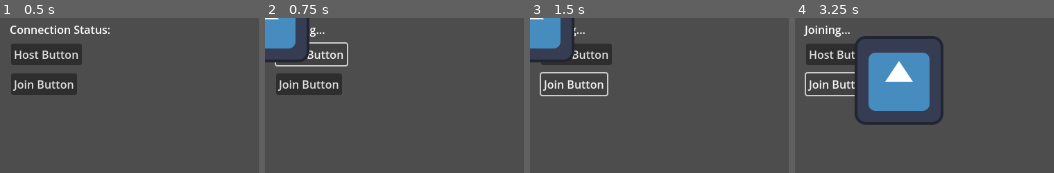
Above: before the commit, frames 1-4 (left to right).
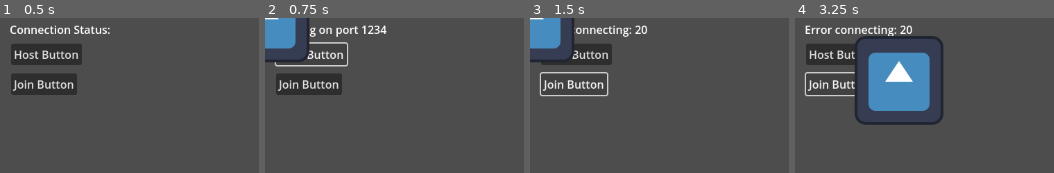
Above: after the commit, the same moments.

Repository: Danpav1/test_multiplayer_game
Game: Godot game, scene res://main.tscn
The game is run twice, just before and just after one commit, with the same random seed, the same clock (stepped at 60 frames per second) and the same inputs. The engine's default icon, where the game draws it, is replaced by a stand-in: a white triangle on a blue panel in a dark square.
Inputs:
- Up to frame 1 (0.5 s): no input
- Up to frame 2 (0.75 s): click "Host Button" at 0.5 s
- Up to frame 3 (1.5 s): click "Join Button" at 1.25 s
- Up to frame 4 (3.25 s): hold Right (ui_right) 2.03-2.78 s; hold Down (ui_down) from 2.78 s (still down)

Frame 1 is identical in both runs. In frame 2, 0.7% of the frame differs, in the area x 19-48%, y 4-13%; in frame 3, 0.9%; in frame 4, 1.3%, in the area x 3-46%, y 4-13%.

Commit message:
updated main to have connection status labels

Diff:
--- a/main.gd
+++ b/main.gd
@@ -12,32 +12,55 @@
 	join_button.pressed.connect(_on_join_pressed)
 
 func _on_host_pressed():
+	# Create the server peer
 	peer = ENetMultiplayerPeer.new()
-	peer.create_server(1234)
+	var port = 1234
+	peer.create_server(port)
 	multiplayer.multiplayer_peer = peer
+	# Connect signals for new connections and disconnections
+	peer.connect("peer_connected", Callable(self, "_on_multiplayer_peer_connected"))
+	peer.connect("peer_disconnected", Callable(self, "_on_multiplayer_peer_disconnected"))
+	# Spawn the host player
 	_spawn_player(multiplayer.get_unique_id())
-	label.text = "Hosting..."
+	label.text = "Hosting on port %s" % port
+	print("Server started. Waiting for peers...")
 
 func _on_join_pressed():
+	# Create a client peer (replace "localhost" with host IP when needed)
 	peer = ENetMultiplayerPeer.new()
-	peer.create_client("localhost", 1234)  # replace localhost with host IP
+	var host_ip = "localhost"
+	var port = 9978
+	var error = peer.create_client(host_ip, port)
+	if error:
+		label.text = "Error connecting: %s" % str(error)
+		print("Failed to connect to host: error ", error)
+		return
 	multiplayer.multiplayer_peer = peer
-	label.text = "Joining..."
+	# Connect client-specific signals for connection events
+	peer.connect("connection_succeeded", Callable(self, "_on_connection_succeeded"))
+	peer.connect("connection_failed", Callable(self, "_on_connection_failed"))
+	# Note: The host will get the peer_connected signal when this client connects.
+	label.text = "Joining host..."
+	print("Attempting to join host at %s:%s" % [host_ip, port])
 
 func _spawn_player(id):
 	var player = player_scene.instantiate()
 	player.name = str(id)
 	add_child(player)
+	print("Spawning player with ID ", id)
 
-func _on_player_connected(id):
+func _on_multiplayer_peer_connected(id):
+	print("Peer with ID ", id, " is connecting...")
 	_spawn_player(id)
+	print("Peer with ID ", id, " has joined!")
 
-func _on_player_disconnected(id):
+func _on_multiplayer_peer_disconnected(id):
+	print("Peer with ID ", id, " disconnected.")
 	if has_node(str(id)):
 		get_node(str(id)).queue_free()
 
-func _on_multiplayer_peer_connected(id):
-	_on_player_connected(id)
+func _on_connection_succeeded():
+	print("Successfully connected to host!")
 
-func _on_multiplayer_peer_disconnected(id):
-	_on_player_disconnected(id)
+func _on_connection_failed():
+	print("Failed to connect to host!")
